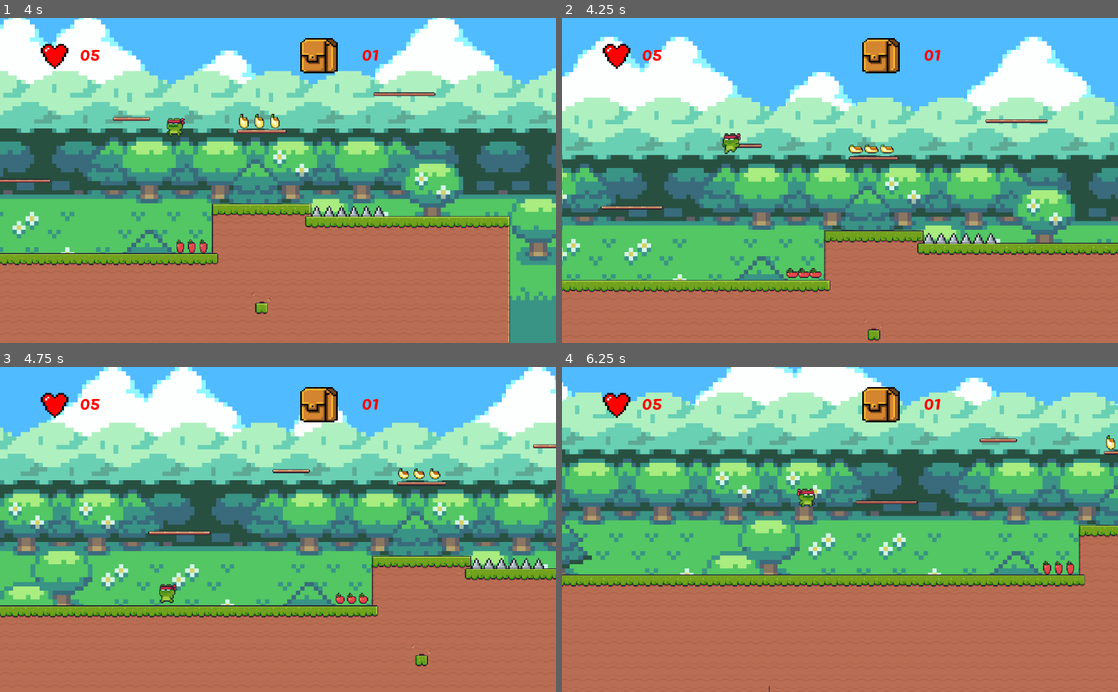
Above: before the commit, frames 1-4 (two rows, left to right).
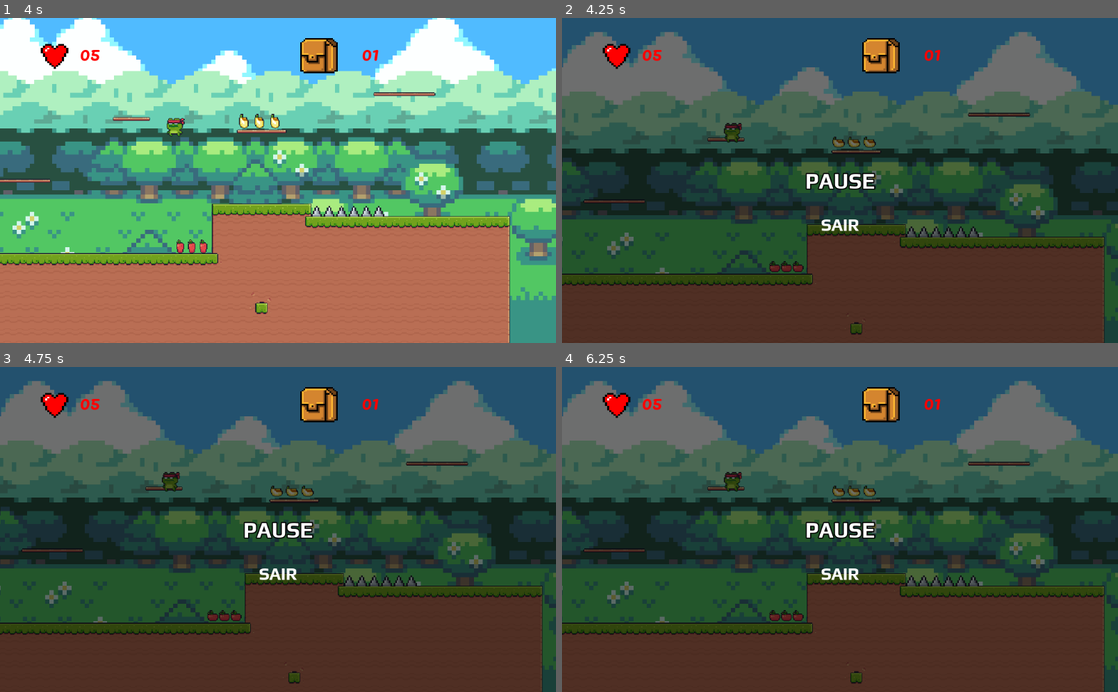
Above: after the commit, the same moments.

Repository: leoleokeo/Jogo
Game: Godot game, scene res://Cenas/Fase 1.tscn
Two runs of this game, one before a commit and one after it. Both use one fixed random seed, a clock stepped at 60 frames per second and the inputs below.
Inputs:
- Up to frame 1 (4 s): hold D (move_right) 0.53-1.28 s; tap Space (jump) at 0.77, 1.52, 3.02, 3.77 s; hold A (move_left) 1.28-2.03 s; hold D (move_right) 2.03-3.53 s; hold A (move_left) from 3.53 s (still down)
- Up to frame 2 (4.25 s): keep holding A (move_left); tap Escape (pause, bound only after the commit) at 4.15 s
- Up to frame 3 (4.75 s): keep holding A (move_left); tap Space (jump) at 4.52 s
- Up to frame 4 (6.25 s): release A (move_left) at 5.78 s; hold D (move_right) from 5.78 s (still down); tap Space (jump) at 6.02 s

Frame 1 is identical in both runs. In frame 2, 97% of the frame differs, in the area x 0-100%, y 0-100%; in frame 3, 95%; in frame 4, 97%.

Commit message:
adiciondo pause no jogo 1

Diff:
--- a/Jogo Backup/Cenas/Fase 1.tscn
+++ b/Jogo Backup/Cenas/Fase 1.tscn
@@ -19,6 +19,7 @@
 [ext_resource path="res://itens/banana.tscn" type="PackedScene" id=17]
 [ext_resource path="res://prefabs/saw.tscn" type="PackedScene" id=18]
 [ext_resource path="res://prefabs/final_check.tscn" type="PackedScene" id=19]
+[ext_resource path="res://prefabs/pause_menu.tscn" type="PackedScene" id=20]
 
 [sub_resource type="RectangleShape2D" id=92]
 
@@ -2229,16 +2230,18 @@
 [node name="checkpoint2" parent="checkpoints" instance=ExtResource( 11 )]
 position = Vector2( 3101, 384 )
 
+[node name="final_check" parent="checkpoints" instance=ExtResource( 19 )]
+position = Vector2( 5034, 512 )
+
 [node name="Player" parent="." instance=ExtResource( 1 )]
 position = Vector2( 1, 387 )
 collision_mask = 25
 jump_force = -550
 health = 5
 
+[node name="pause_menu" parent="." instance=ExtResource( 20 )]
+
 [node name="HUD" parent="." instance=ExtResource( 15 )]
-
-[node name="final_check" parent="." instance=ExtResource( 19 )]
-position = Vector2( 5034, 512 )
 
 [connection signal="body_entered" from="fall zones/fall zone" to="fall zones/fall zone" method="_on_fall_zone_body_entered"]
 [connection signal="body_entered" from="fall zones/fall zone2" to="fall zones/fall zone2" method="_on_fall_zone_body_entered"]
@@ -2259,3 +2262,5 @@
 [connection signal="body_entered" from="spikes/spikes12" to="spikes/spikes12" method="_on_spikes_body_entered"]
 [connection signal="body_entered" from="spikes/spikes13" to="spikes/spikes13" method="_on_spikes_body_entered"]
 [connection signal="body_entered" from="spikes/spikes14" to="spikes/spikes14" method="_on_spikes_body_entered"]
+
+[editable path="pause_menu"]
--- /dev/null
+++ b/Jogo Backup/Scripts/Button_quit_pause.gd
@@ -0,0 +1,4 @@
+extends Button
+
+func _on_Button_pressed():
+	print("sair")
--- a/Jogo Backup/Scripts/global.gd
+++ b/Jogo Backup/Scripts/global.gd
@@ -3,3 +3,4 @@
 var player_health
 var fruits = 0
 var checkpoint_pos = 0
+var call_pause = false
--- /dev/null
+++ b/Jogo Backup/Scripts/pause_menu.gd
@@ -0,0 +1,20 @@
+extends Control
+
+var isPaused = false
+
+func _ready():
+	hide()
+	get_tree().paused = false
+
+func _input(event):
+	if event.is_action_pressed("pause"):
+		toggle_pause()
+
+func toggle_pause():
+	isPaused = !isPaused
+	if isPaused:
+		show()
+		get_tree().paused = true
+	else:
+		hide()
+		get_tree().paused = false
--- /dev/null
+++ b/Jogo Backup/prefabs/pause_menu.tscn
@@ -0,0 +1,90 @@
+[gd_scene load_steps=11 format=2]
+
+[ext_resource path="res://Assets/fonts/Play-Bold.ttf" type="DynamicFontData" id=1]
+[ext_resource path="res://Scripts/pause_menu.gd" type="Script" id=2]
+[ext_resource path="res://Scripts/Button_quit_pause.gd" type="Script" id=3]
+
+[sub_resource type="DynamicFont" id=1]
+size = 40
+outline_size = 2
+outline_color = Color( 0, 0, 0, 1 )
+font_data = ExtResource( 1 )
+
+[sub_resource type="StyleBoxFlat" id=2]
+bg_color = Color( 0.6, 0.6, 0.6, 0 )
+
+[sub_resource type="StyleBoxFlat" id=3]
+bg_color = Color( 0.6, 0.6, 0.6, 0 )
+
+[sub_resource type="StyleBoxFlat" id=4]
+bg_color = Color( 0.6, 0.6, 0.6, 0 )
+
+[sub_resource type="StyleBoxFlat" id=5]
+bg_color = Color( 0.6, 0.6, 0.6, 0 )
+
+[sub_resource type="Theme" id=6]
+Button/styles/disabled = null
+Button/styles/focus = SubResource( 2 )
+Button/styles/hover = SubResource( 3 )
+Button/styles/normal = SubResource( 4 )
+Button/styles/pressed = SubResource( 5 )
+
+[sub_resource type="DynamicFont" id=7]
+size = 32
+font_data = ExtResource( 1 )
+
+[node name="pause_menu" type="CanvasLayer"]
+pause_mode = 2
+physics_interpolation_mode = 2
+
+[node name="Control" type="Control" parent="."]
+pause_mode = 2
+physics_interpolation_mode = 2
+anchor_left = 0.5
+anchor_top = 0.5
+anchor_right = 0.5
+anchor_bottom = 0.5
+margin_left = -512.0
+margin_top = -300.0
+margin_right = 512.0
+margin_bottom = 300.0
+script = ExtResource( 2 )
+
+[node name="ColorRect" type="ColorRect" parent="Control"]
+anchor_right = 1.0
+anchor_bottom = 1.0
+color = Color( 0, 0, 0, 0.568627 )
+
+[node name="Label" type="Label" parent="Control"]
+anchor_left = 0.5
+anchor_top = 0.5
+anchor_right = 0.5
+anchor_bottom = 0.5
+margin_left = -64.0
+margin_top = -23.5
+margin_right = 64.0
+margin_bottom = 23.5
+custom_fonts/font = SubResource( 1 )
+text = "PAUSE"
+
+[node name="Button" type="Button" parent="Control"]
+pause_mode = 2
+physics_interpolation_mode = 2
+anchor_left = 0.5
+anchor_top = 0.5
+anchor_right = 0.5
+anchor_bottom = 0.5
+margin_left = -41.0
+margin_top = 60.0
+margin_right = 41.0
+margin_bottom = 104.0
+theme = SubResource( 6 )
+custom_colors/font_color_focus = Color( 0.952941, 0.643137, 0.0313726, 1 )
+custom_colors/font_color = Color( 1, 1, 1, 1 )
+custom_colors/font_color_hover = Color( 0.952941, 0.643137, 0.0313726, 1 )
+custom_colors/font_color_pressed = Color( 1, 0, 0, 1 )
+custom_fonts/font = SubResource( 7 )
+text = "SAIR"
+script = ExtResource( 3 )
+
+[connection signal="pressed" from="Control/Button" to="Control/Button" method="_on_Button_pressed"]
--- a/Jogo Backup/project.godot
+++ b/Jogo Backup/project.godot
@@ -1,10 +1,16 @@
-[]
+; Engine configuration file.
+; It's best edited using the editor UI and not directly,
+; since the parameters that go here are not all obvious.
+;
+; Format:
+;   [section] ; section goes between []
+;   param=value ; assign values to parameters
 
 config_version=4
 
 [application]
 
-config/name="Jogo_1_git"
+config/name="Frogger"
 run/main_scene="res://Cenas/Fase 1.tscn"
 config/icon="res://icon.png"
 
@@ -60,6 +66,11 @@
 , Object(InputEventJoypadButton,"resource_local_to_scene":false,"resource_name":"","device":0,"button_index":0,"pressure":0.0,"pressed":false,"script":null)
  ]
 }
+pause={
+"deadzone": 0.5,
+"events": [ Object(InputEventKey,"resource_local_to_scene":false,"resource_name":"","device":0,"alt":false,"shift":false,"control":false,"meta":false,"command":false,"pressed":false,"scancode":0,"physical_scancode":16777217,"unicode":0,"echo":false,"script":null)
+ ]
+}
 
 [layer_names]
 
Not shown, added: Jogo Backup/Assets/buttons/jump_idle.png.import
Not shown, added: Jogo Backup/Assets/buttons/jump_pressed.png.import
Not shown, added: Jogo Backup/Assets/buttons/move_left_idle.png.import
Not shown, added: Jogo Backup/Assets/buttons/move_left_pressed.png.import
Not shown, added: Jogo Backup/Assets/buttons/move_right_idle.png.import
Not shown, added: Jogo Backup/Assets/buttons/move_right_pressed.png.import
Binary file added: Jogo Backup/Assets/fonts/Outfit-VariableFont_wght.ttf
Binary file added: Jogo Backup/Assets/fonts/Play-Bold.ttf
Binary file added: Jogo Backup/Assets/fonts/Play-Regular.ttf
Not shown: 1 places in Jogo Backup/Cenas/Fase 1.tscn that only renumber resources
